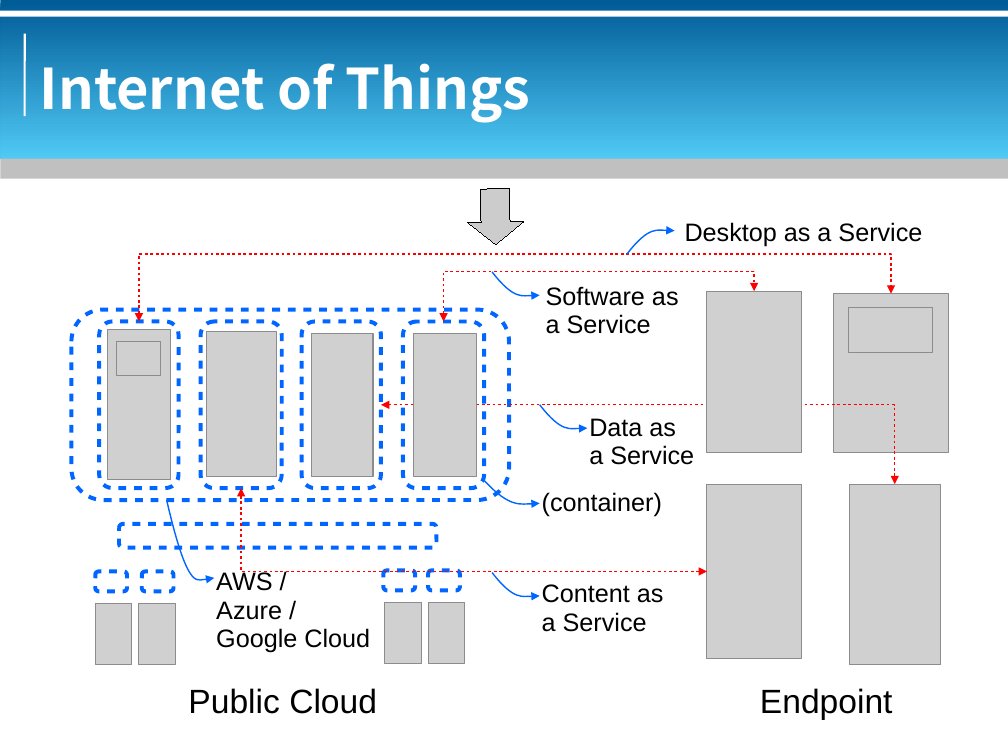
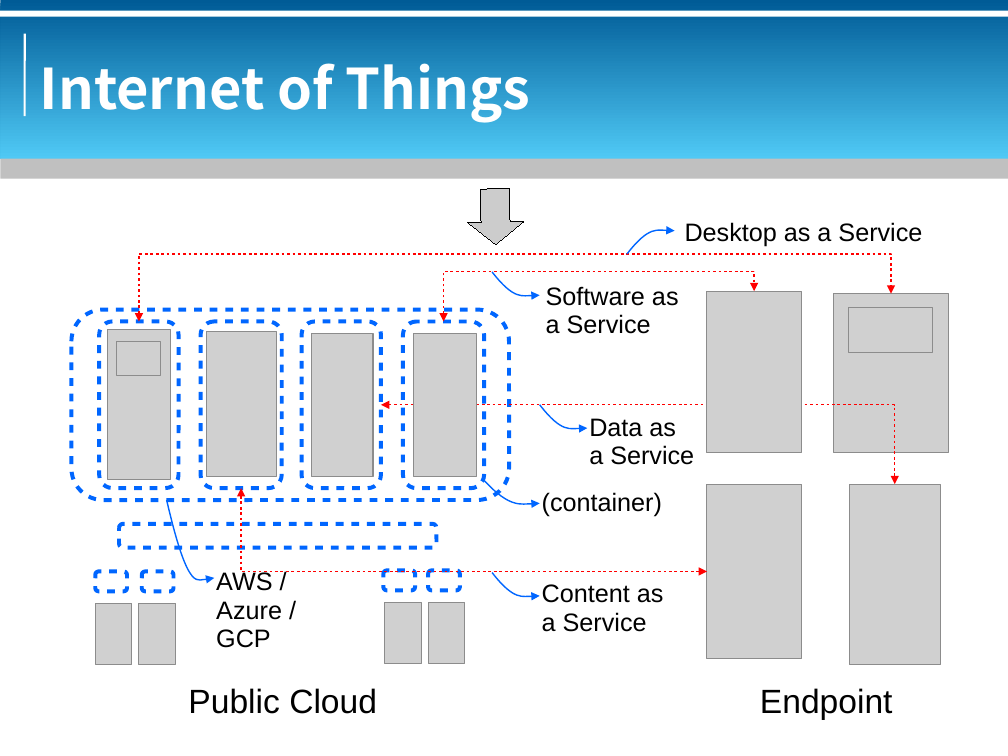
Before and after one commit to bluebat/.presentations, a slide deck: slide 10 of vdi-historical-overview.odp (slide 9 before the commit). Drawn at 1008x756 pixels with LibreOffice and Linux fonts; fonts in the diff are those of the drawing; grey boxes stand for pictures; background and template pictures are left out. Boxes give left, top, right and bottom in pixels: in the first picture for what was removed or moved away, otherwise in the second. Text is boxed around its words. In the diff, an @@ line names an element or a change of style, - is before the commit and + after.

```diff
--- a/vdi-historical-overview.odp
+++ b/vdi-historical-overview.odp
@@ text at bbox=[216, 629, 271, 648]: text changed @@
-Google Cloud
+GCP
```
Also in this commit, not shown: 4 other slides changed, 1 slide added, 1 other file.
